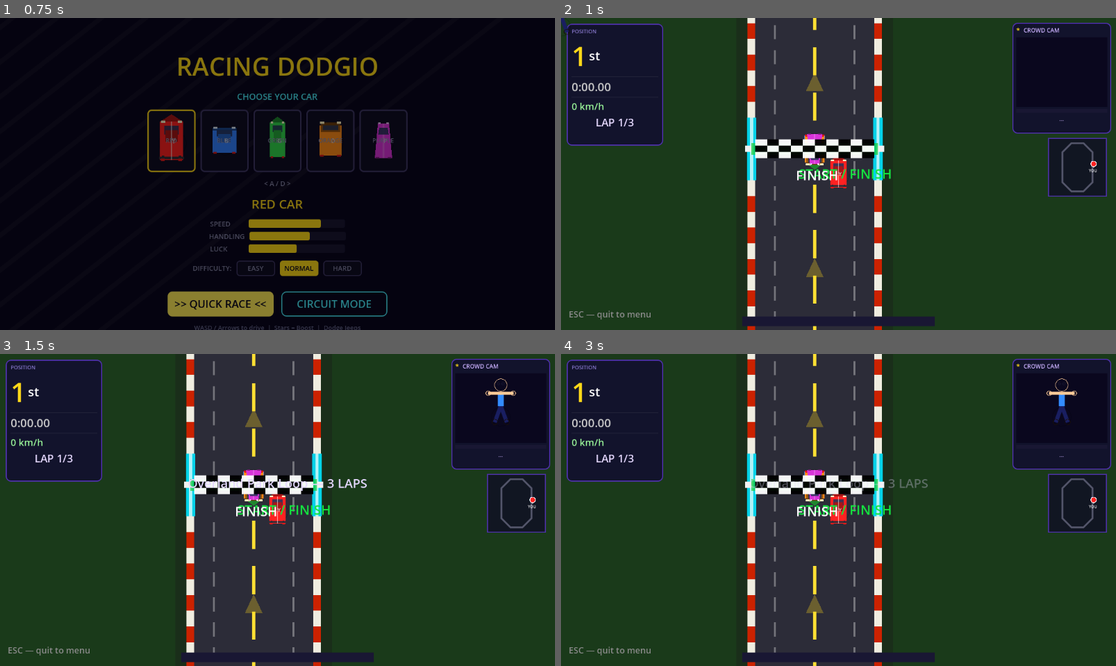
Above: before the commit, frames 1-4 (two rows, left to right).
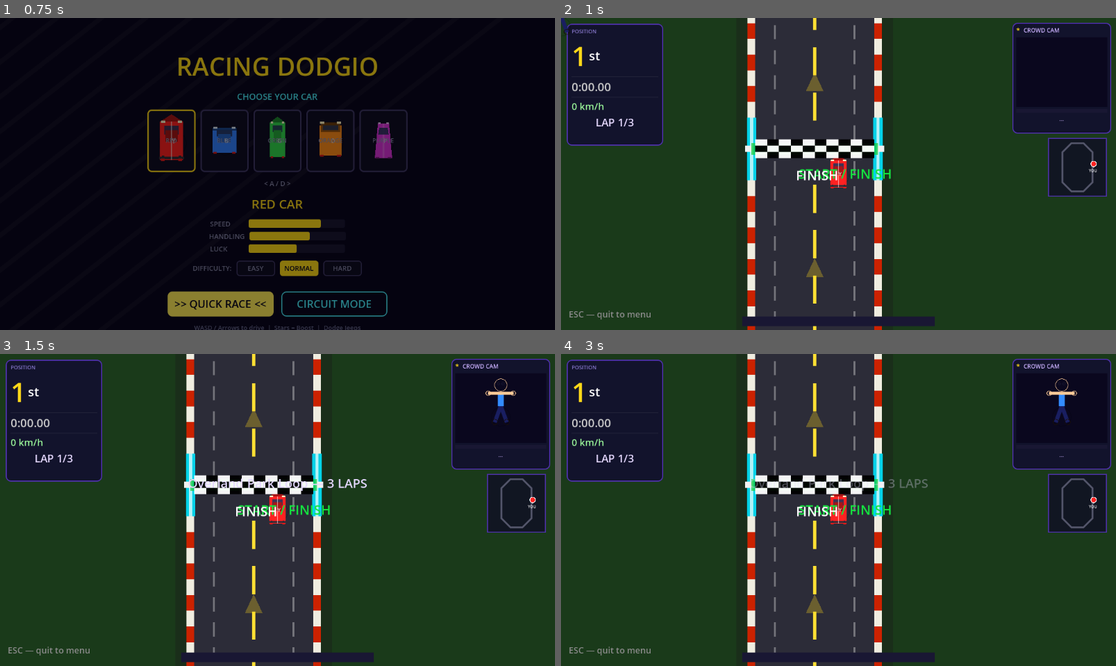
Above: after the commit, the same moments.

Repository: Carlos3652/racing-dodgio
Game: Godot game, scene res://main_menu.tscn
Two runs of this game, one before a commit and one after it. Both use one fixed random seed, a clock stepped at 60 frames per second and the inputs below.
Inputs:
- Up to frame 1 (0.75 s): click ">> QUICK RACE <<" at 0.5 s
- Up to frame 2 (1 s): no input
- Up to frame 3 (1.5 s): tap Enter (ui_accept) at 1.25 s; hold D (ui_right) from 1.28 s (still down)
- Up to frame 4 (3 s): tap Enter (ui_accept) at 1.52, 2, 2.27, 2.75 s; release D (ui_right) at 2.03 s; hold S (ui_down) 2.03-2.78 s; hold D (ui_right) from 2.78 s (still down)

Frame 1 is identical in both runs. In frame 2, 0.2% of the frame differs, in the area x 43-96%, y 36-49%; in frame 3, 0.2%; in frame 4, 0.2%.
Error after the commit: Parse Error: Cannot infer the type of "player_total" variable because the value doesn't have a set type. (res://ai_car.gd:144)

Commit message:
Add rubber-band AI catch-up/pullback to keep races competitive
AI cars now speed up (+25) when falling behind the player by >10% of
total track distance, and slow down (-15) when leading by >10%.
CATCHUP_BONUS and PULLBACK_PENALTY are exported vars for easy tuning.

Co-Authored-By: Claude Opus 4.6 <noreply@anthropic.com>

Diff:
--- a/ai_car.gd
+++ b/ai_car.gd
@@ -14,6 +14,11 @@
 const SPEEDUP_INTERVAL = 10.0
 const SPEEDUP_AMOUNT   = 15.0
 var SPEEDUP_CAP: float  = 380.0
+
+# --- Rubber-band catch-up / pullback ---
+@export var CATCHUP_BONUS: float = 25.0
+@export var PULLBACK_PENALTY: float = 15.0
+var player_ref: Node2D = null
 
 var speed: float = BASE_SPEED
 var is_racing: bool = false
@@ -130,6 +135,21 @@
 		speed = BOOST_SPEED
 	else:
 		var current_base = BASE_SPEED + speed_bonus
+
+		# --- Rubber-band catch-up / pullback ---
+		if player_ref != null and get_parent() is Path2D:
+			var curve_len := (get_parent() as Path2D).curve.get_baked_length()
+			var total_track := curve_len * float(total_laps)
+			if total_track > 0.0:
+				var player_total := float(player_ref.current_lap) * curve_len + player_ref.track_progress
+				var ai_total := get_total_progress()
+				var gap := player_total - ai_total
+				var threshold := total_track * 0.10
+				if gap > threshold:
+					current_base += CATCHUP_BONUS
+				elif gap < -threshold:
+					current_base -= PULLBACK_PENALTY
+
 		var current_max = min(MAX_SPEED + speed_bonus, SPEEDUP_CAP)
 		speed = clamp(current_base + noise_speed, MIN_SPEED, current_max)
 
--- a/race_manager.gd
+++ b/race_manager.gd
@@ -644,6 +644,7 @@
 		# Apply personality archetype
 		if AI_PERSONALITIES.has(ai_roster[i].name):
 			ai.personality = AI_PERSONALITIES[ai_roster[i].name].duplicate()
+		ai.player_ref = player
 		ai.finished.connect(_on_car_finished)
 		track_path.add_child(ai)
 		ai_cars.append(ai)
